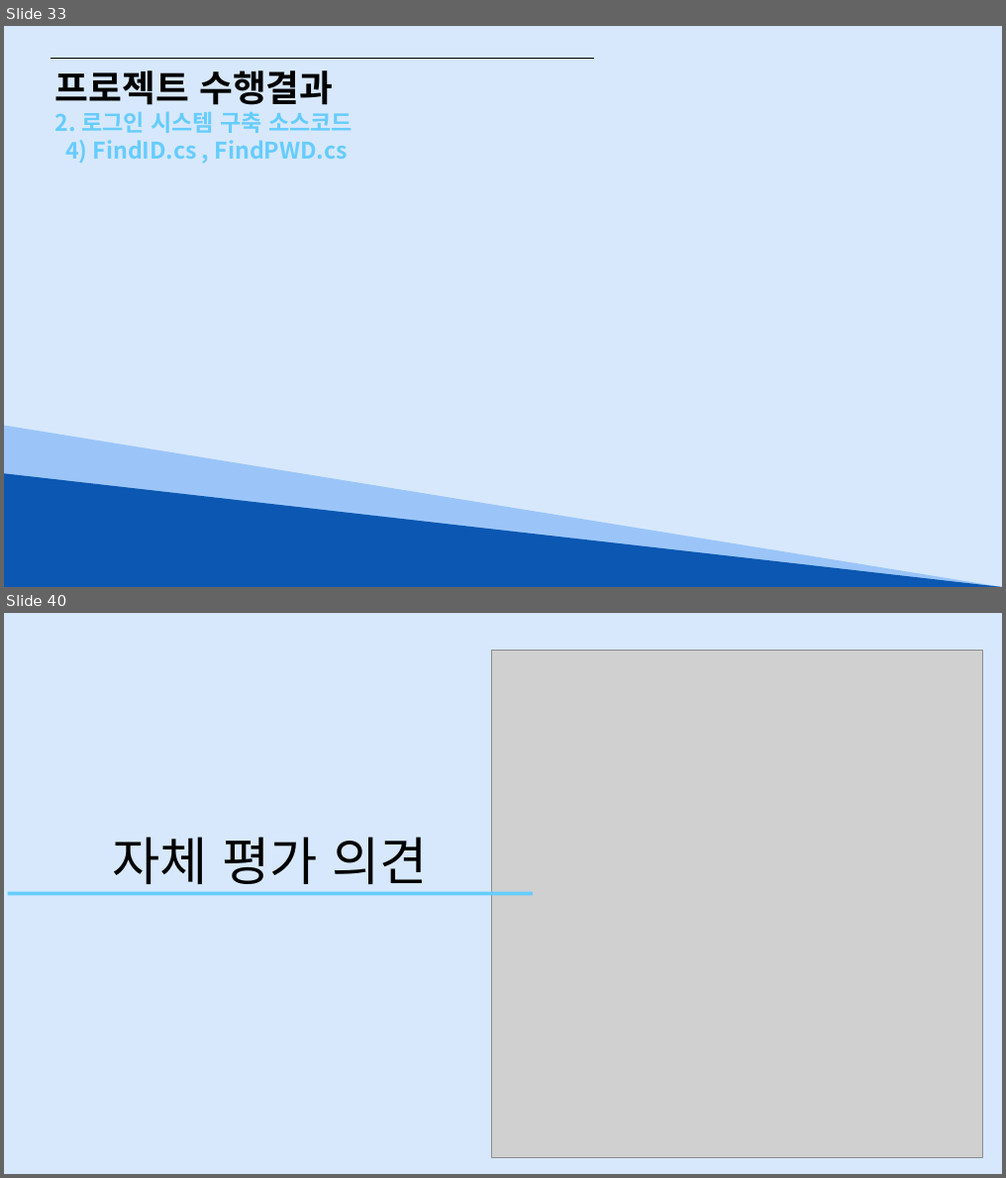
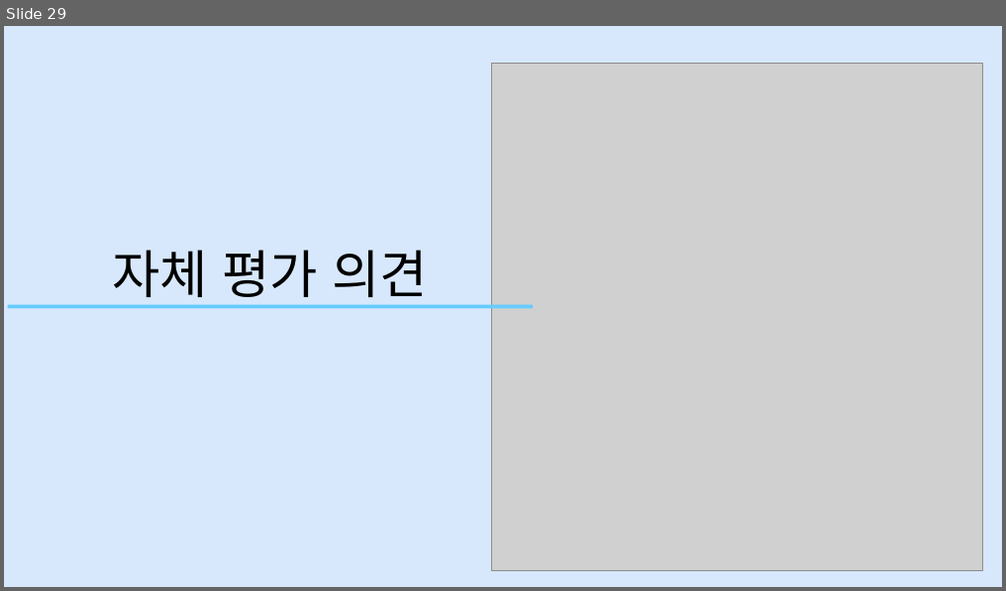
Before and after one commit to Hyno2/CSharpProject, a slide deck: 앉아써 팀(대구광역시 맛집데이터 조회시스템).pptx. Shown one above the other, each under a label of ours: slides 33 and 40 before the commit, slide 29 after it; the slides between them are not shown. The pictures are 1006x1178 and 1006x591 pixels, drawn with LibreOffice and Linux fonts; fonts in the diff are those of the drawing; grey boxes stand for pictures. Boxes give left, top, right and bottom in pixels: in the first picture for what was removed or moved away, otherwise in the second. Text is boxed around its words. In the diff, an @@ line names an element or a change of style, - is before the commit and + after.

```diff
--- a/앉아써 팀(대구광역시 맛집데이터 조회시스템).pptx
+++ b/앉아써 팀(대구광역시 맛집데이터 조회시스템).pptx
@@ slide 33 removed at <box>4,26,1002,587</box>, background #FFFFFF; not listed: 1 template element that a slide beside it also shows @@
@@ line removed from (51, 59) to (594, 59) @@
@@ text removed at <box>55,71,333,105</box> @@
-프로젝트 수행결과
@@ text removed at <box>55,111,352,163</box> @@
-2. 로그인 시스템 구축 소스코드
-4) FindID.cs , FindPWD.cs
@@ right triangle removed at <box>4,426,1002,587</box> @@
@@ right triangle removed at <box>4,473,1002,587</box> @@
@@ what was slide 40 is now slide 29 @@
```
Also in this commit, not shown: 13 slides changed, 3 slides added, 13 other slides removed, 2 other files.
